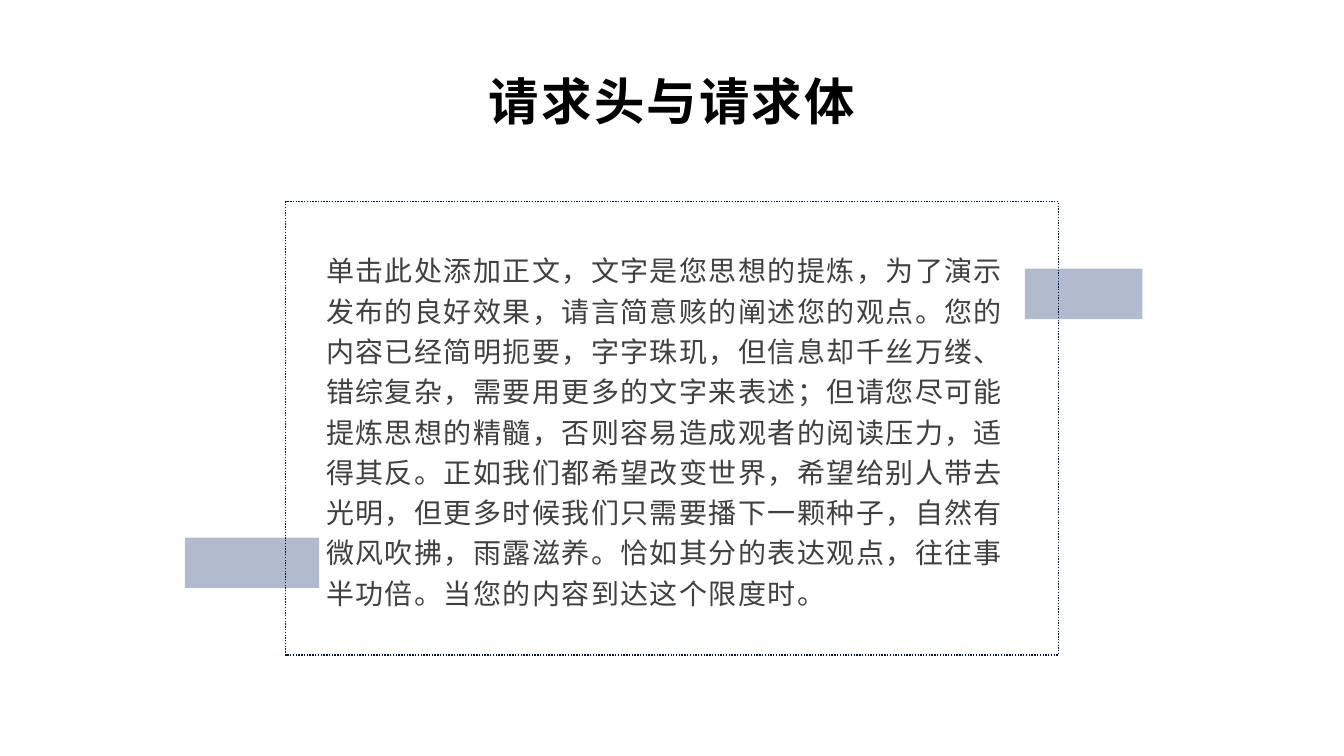
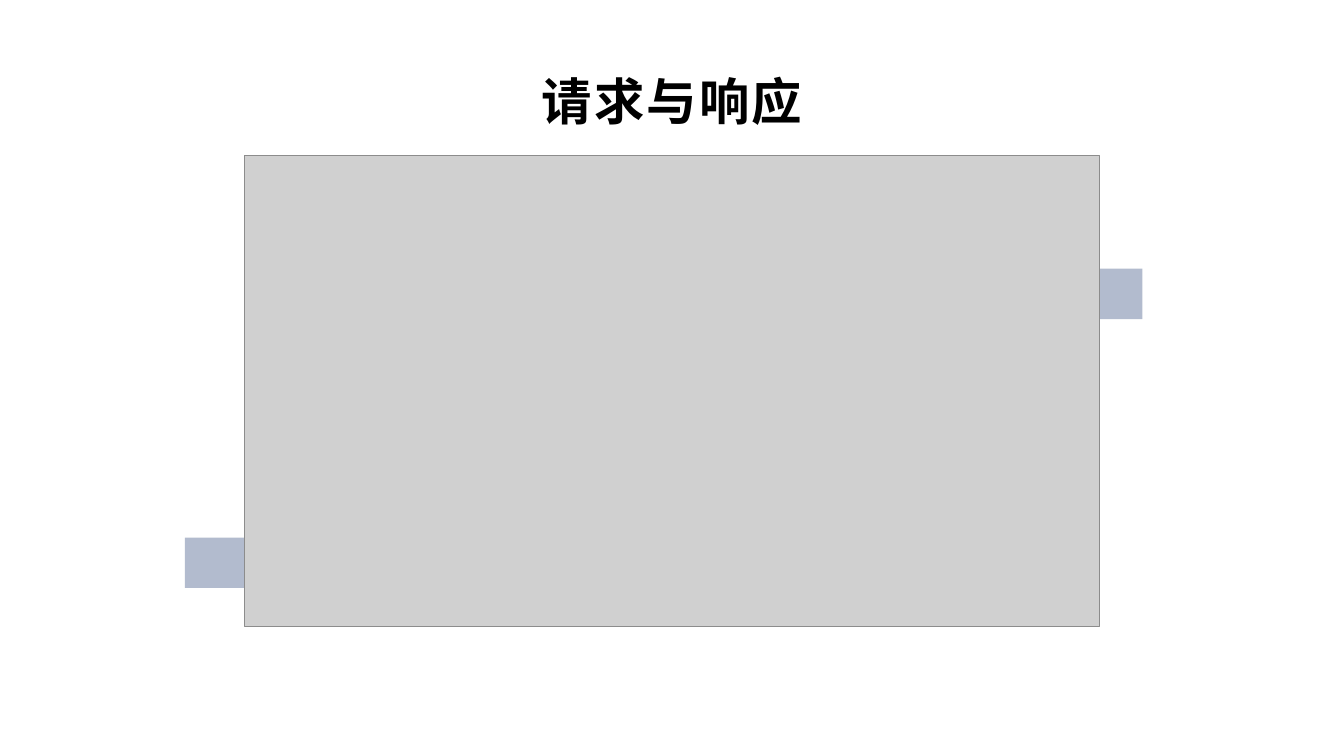
Before and after one commit to scfhao/Notebook, a slide deck: slide 4 of system_logs/iOS开发中的网络请求框架.pptx. Drawn at 1344x756 pixels with LibreOffice and Linux fonts; fonts in the diff are those of the drawing; grey boxes stand for pictures. Boxes give left, top, right and bottom in pixels: in the first picture for what was removed or moved away, otherwise in the second. Text is boxed around its words. In the diff, an @@ line names an element or a change of style, - is before the commit and + after.

Commit message:
update tmp

```diff
--- a/system_logs/iOS开发中的网络请求框架.pptx
+++ b/system_logs/iOS开发中的网络请求框架.pptx
@@ text at (541, 76, 802, 125): text changed @@
-请求头与请求体
+请求与响应
@@ picture added at (245, 155, 1100, 626) @@
@@ rectangle removed at (285, 202, 1059, 655) @@
@@ text removed at (326, 257, 1002, 607) @@
-单击此处添加正文，文字是您思想的提炼，为了演示发布的良好效果，请言简意赅的阐述您的观点。您的内容已经简明扼要，字字珠玑，但信息却千丝万缕、错综复杂，需要用更多的文字来表述；但请您尽可能提炼思想的精髓，否则容易造成观者的阅读压力，适得其反。正如我们都希望改变世界，希望给别人带去光明，但更多时候我们只需要播下一颗种子，自然有微风吹拂，雨露滋养。恰如其分的表达观点，往往事半功倍。当您的内容到达这个限度时。
```
Also in this commit, not shown: 3 other slides changed, 7 slides added, 4 slides removed.
